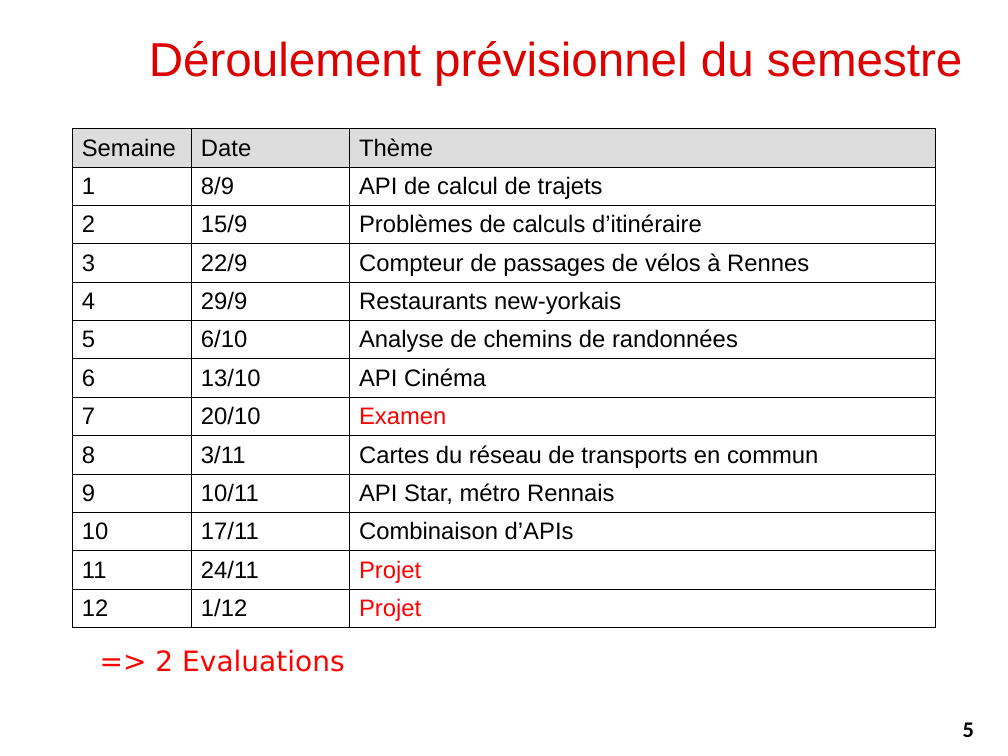
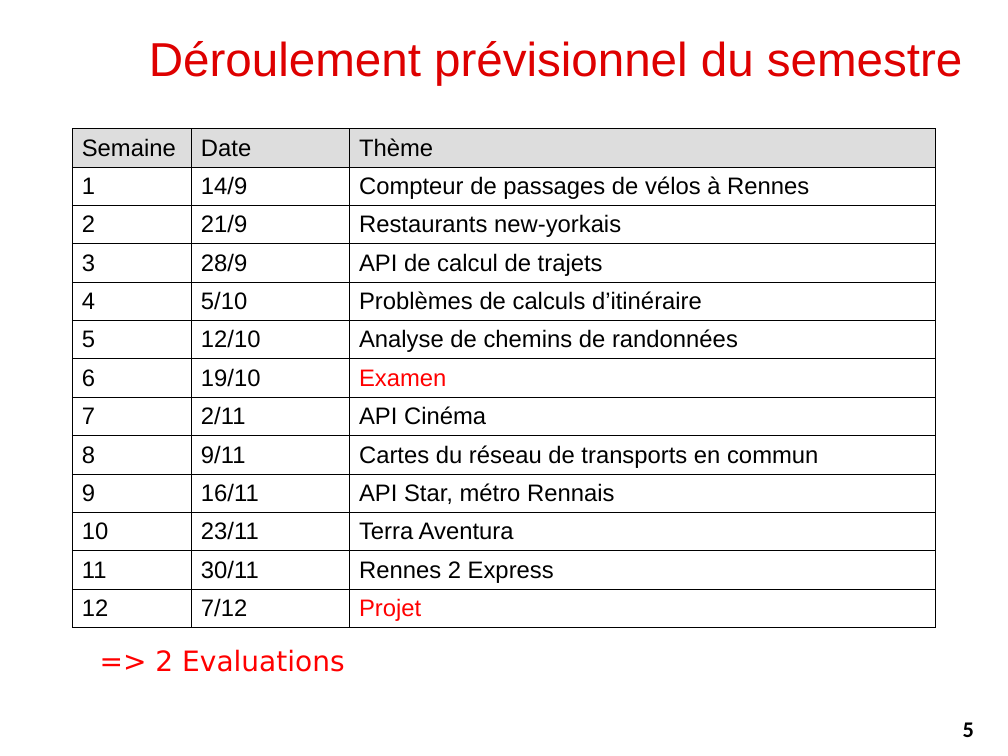
Before and after one commit to alemaitr/python_opendata_l2, a slide deck: slide 5 of coursIntro.pptx. Drawn at 1008x756 pixels with LibreOffice and Linux fonts; fonts in the diff are those of the drawing; background and template pictures are left out. Boxes give left, top, right and bottom in pixels: in the first picture for what was removed or moved away, otherwise in the second. Text is boxed around its words. In the diff, an @@ line names an element or a change of style, - is before the commit and + after.

```diff
--- a/coursIntro.pptx
+++ b/coursIntro.pptx
@@ table at (73, 129, 936, 628) @@
-row 2, column 2: 8/9
+row 2, column 2: 14/9
-row 2, column 3: API de calcul de trajets
+row 2, column 3: Compteur de passages de vélos à Rennes
-row 3, column 2: 15/9
+row 3, column 2: 21/9
-row 3, column 3: Problèmes de calculs d’itinéraire
+row 3, column 3: Restaurants new-yorkais
-row 4, column 2: 22/9
+row 4, column 2: 28/9
-row 4, column 3: Compteur de passages de vélos à Rennes
+row 4, column 3: API de calcul de trajets
-row 5, column 2: 29/9
+row 5, column 2: 5/10
-row 5, column 3: Restaurants new-yorkais
+row 5, column 3: Problèmes de calculs d’itinéraire
-row 6, column 2: 6/10
+row 6, column 2: 12/10
-row 7, column 2: 13/10
+row 7, column 2: 19/10
-row 7, column 3: API Cinéma
+row 7, column 3: Examen
-row 8, column 2: 20/10
+row 8, column 2: 2/11
-row 8, column 3: Examen
+row 8, column 3: API Cinéma
-row 9, column 2: 3/11
+row 9, column 2: 9/11
-row 10, column 2: 10/11
+row 10, column 2: 16/11
-row 11, column 2: 17/11
+row 11, column 2: 23/11
-row 11, column 3: Combinaison d’APIs
+row 11, column 3: Terra Aventura
-row 12, column 2: 24/11
+row 12, column 2: 30/11
-row 12, column 3: Projet
+row 12, column 3: Rennes 2 Express
-row 13, column 2: 1/12
+row 13, column 2: 7/12
```
Also in this commit, not shown: 1 other slide changed, 1 other file.
